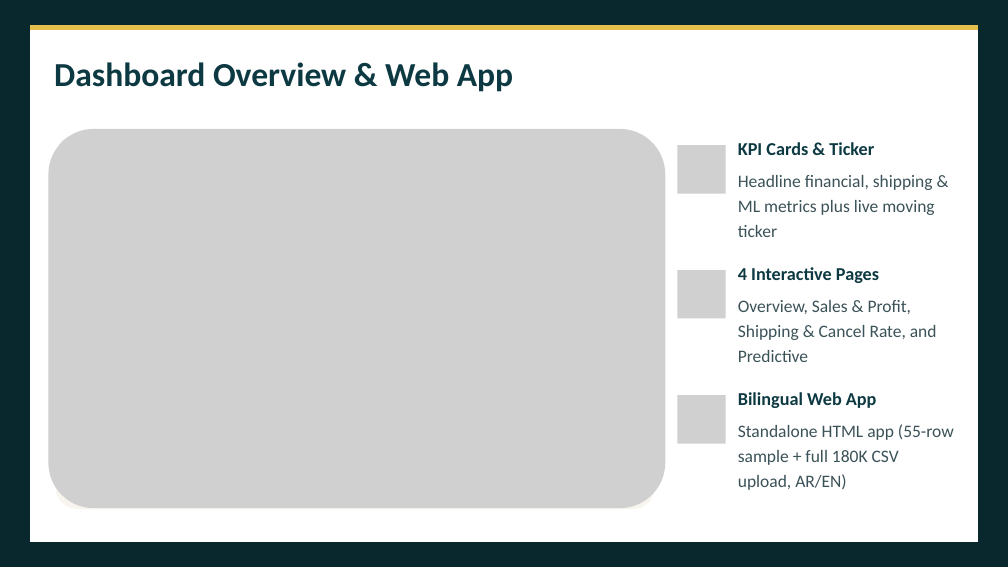
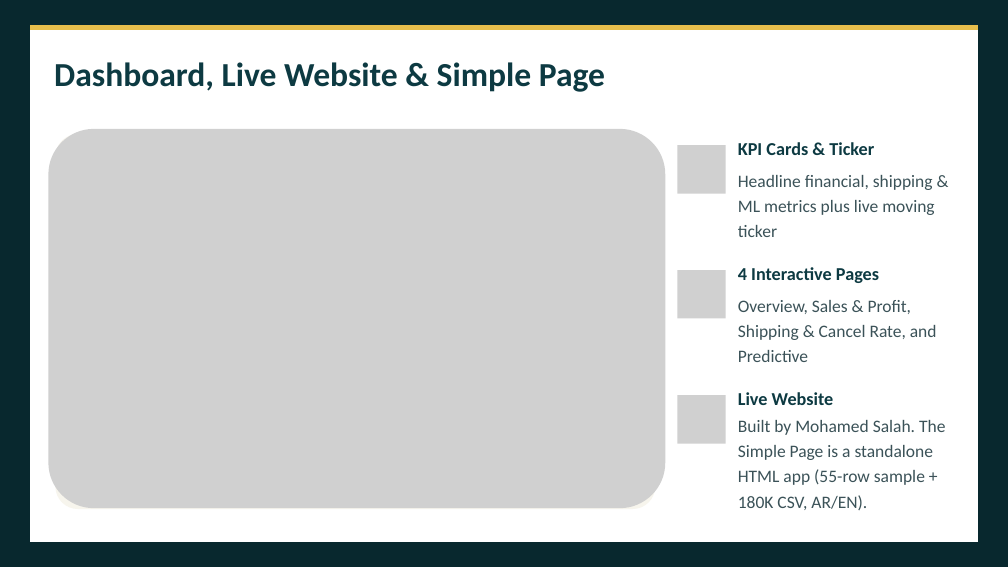
Before and after one commit to Team5-Depi/Supply-Chain-Dataset-Analysis-Final_Project, a slide deck: slide 12 of Presentation/Supply_Chain_Dataset_Analysis_Presentation.pptx. Drawn at 1008x567 pixels with LibreOffice and Linux fonts; fonts in the diff are those of the drawing; grey boxes stand for pictures. Boxes give left, top, right and bottom in pixels: in the first picture for what was removed or moved away, otherwise in the second. Text is boxed around its words. In the diff, an @@ line names an element or a change of style, - is before the commit and + after.

```diff
--- a/Presentation/Supply_Chain_Dataset_Analysis_Presentation.pptx
+++ b/Presentation/Supply_Chain_Dataset_Analysis_Presentation.pptx
@@ text at (x1=54, y1=62, x2=605, y2=92): text changed @@
-Dashboard Overview & Web App
+Dashboard, Live Website & Simple Page
@@ text at (x1=738, y1=392, x2=834, y2=405): text changed @@
-Bilingual Web App
+Live Website
@@ text at (x1=738, y1=420, x2=945, y2=510): text changed @@
-Standalone HTML app (55-row sample + full 180K CSV upload, AR/EN)
+Built by Mohamed Salah. The Simple Page is a standalone HTML app (55-row sample + 180K CSV, AR/EN).
```
Also in this commit, not shown: 3 other slides changed, 7 other files.
